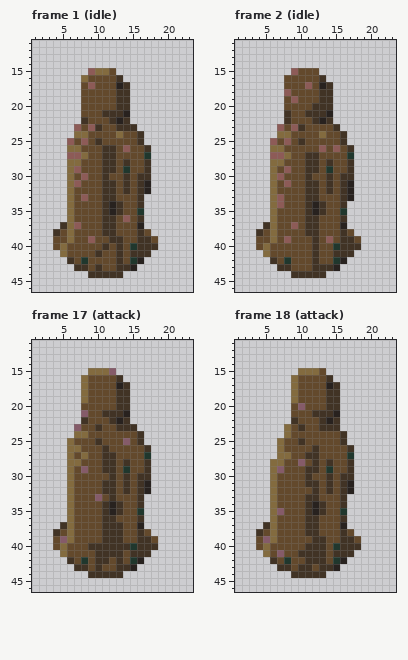
Pixel-art file: aseprite/performance-sets/Necromancer.ase. Above, as it was before the edit.
24x48 pixels, 34 frames. Shown: frame 1 (idle): x 1..23, y 11..46; frame 2 (idle): x 1..23, y 11..46; frame 17 (attack): x 1..23, y 11..46; frame 18 (attack): x 1..23, y 11..46. The commit also changed other frames, which this record leaves out.
Now the later version:
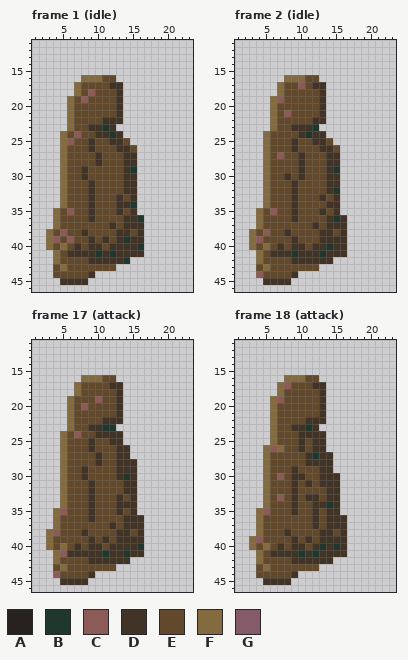
Palette (. is transparent): A #28221f  B #20372d  C #8d5b57  D #413325  E #63492c  F #836b3f  G #855b69
The author wrote: Add Necromancer NE/NW attack animations All Necromancer attack animations are complete!
The edit:
layer "n" now hidden
layer "ne" now shown
Changed rows in their new state; - is an unchanged pixel.
Frame 1 (idle):
first column x 3:
15 ------....------
16 ------FF--.-----
17 ----F-E--DD.----
18 ----F-C----.----
19 ---FEC-----.----
20 ---FE------.----
21 ---FE---EE-.----
22 ---FEE--D-D.----
23 ---FE-D-BD...---
24 --FECE-DDBD...--
25 --F--EDE-DD-..--
26 --FEE-D-EEDD-..-
27 --FEEE-DEE-DD..-
28 --FEE--DEE--D..-
29 --FEED--EE-DB..-
30 --FE-D--E---D..-
31 --FEE-D-EE--D..-
32 --FE--D-EE--D..-
33 --FE-ED-EED-D.--
34 --FE--D-EE-DB.--
35 -FEC--D-EE--D.--
36 -FEE--D-EE-DDB--
37 -FEEE---E--DDD--
38 FECE-D--EEDD--.-
39 FC-C--D-DE-BD-..
40 F---D-DDED-DDB..
41 -FEDDDDBDB-D--.-
42 -FEE-EDDDD-B..--
43 -EFEEE-E--...---
44 -EEEEE-....-----
45 --DDDD----------
Frame 2 (idle):
first column x 3:
15 ------....------
16 -----FFF--.-----
17 ----F--CEDD.----
18 ----FE-----.----
19 ---FC-E----.----
20 ---FE----E-.----
21 ---FEC--EE-.----
22 ---FEE----D.----
23 ---FE-D-DB...---
24 --FEEE-DBDD...--
25 --FE-EDE-DD-..--
26 --FEE-D---DDE..-
27 --FE-E-DEE-DD..-
28 --FEE--DEE--D..-
29 --FE-E-DEE-DB..-
30 --FEED-DE---D..-
31 --FE-ED-EE--D..-
32 --FE--D-EE--B..-
33 --FEE-D-EED-D..-
34 --FEE-D-EEEDD.--
35 -FEC--D-EE--D.--
36 -FEE--D-EE-DB---
37 -FEE--E-E--DDD--
38 FECE-D--EEDD--.-
39 FC-E-ED--EDDD-..
40 F---D-DD--DBD-..
41 -FEDDDBDD-BD--.-
42 -FEE-EDDD-DD..--
43 -EFEEE---E...---
44 -CEEEE-....-----
45 --DDDD----------
Frame 17 (attack):
first column x 3:
15 ------....------
16 ------FF--.-----
17 ----FE---DD.----
18 ----FE-----.----
19 ---FEE-C---.----
20 ---FEC-----.----
21 ---FEE--EE-.----
22 ---FEE--D-D.----
23 ---FE-D-BB...---
24 --FECE-DDDD...--
25 --FE--DE-DD...--
26 --FEE-D-E-DD...-
27 --FE-E-DEEDD...-
28 --FEE--DEED-D..-
29 --FE-D--EEDDD..-
30 --FE-D---EDBD..-
31 --FE--D-EE--D..-
32 --FE--D-EE--D..-
33 --FE--DE-ED-D.--
34 --FE--D-EE-DD.--
35 -FCE--D-EE--D.--
36 -FEE--D-EE-DD---
37 -FEE----E-EDDD--
38 FC-E-D--EE-D--.-
39 F-EE--D--E-DD-..
40 F---D---E---DB..
41 -FCDDDD-B--B--.-
42 -FEE-ED--D-D..--
43 -EFEEE-E--...---
44 -CEEEE-....-----
45 --DDDD----------
Frame 18 (attack):
first column x 3:
15 -------....-----
16 -----F-F--..----
17 ----FCE--DD..---
18 ----FEE---D..---
19 ---FCEE---D..---
20 ---FEE-E--D..---
21 ---FEE---E-..---
22 ---FEEE-DD-..---
23 ---FEED-BD...---
24 ---FEE-DDDD...--
25 ---FE----DD...--
26 --FC---D--D....-
27 --FEEE---BDD...-
28 --FEE--ED-D-...-
29 --FEE-D-EEDD...-
30 --FEC-DDE-D-D..-
31 --FE--D--ED-D..-
32 --FE--D--E--D..-
33 --FEC-D----DD.--
34 --FE--D-ED-BD.--
35 -FCEE-D-EDEDD.--
36 -FEE----E--DD---
37 -FEE----E--DDD--
38 -F-E-D--EEDD--.-
39 FCEE--D-DE-DD-..
40 F---D-DDE-BD--..
41 -FEDDDDB-B-D--.-
42 -FEE-EDD---D..--
43 -EFEEE-EE-...---
44 -EEEEE-....-----
45 --DDDD----------
Where, in picture pixels (left, top, right, bottom), the same in both pictures:
changed: (46, 68, 158, 285)
changed: (249, 68, 361, 285)
changed: (46, 368, 158, 585)
changed: (249, 368, 361, 585)
